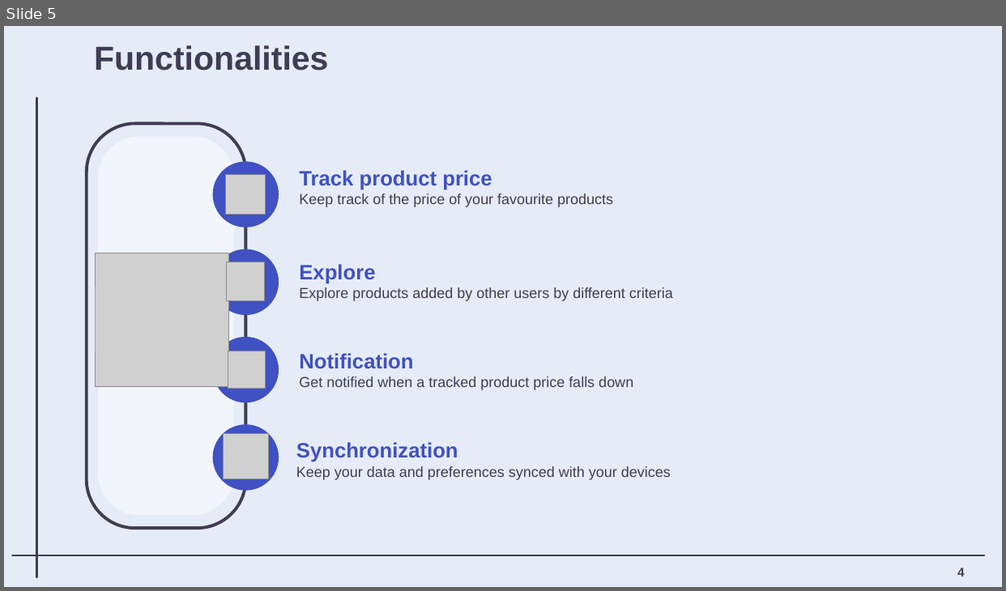
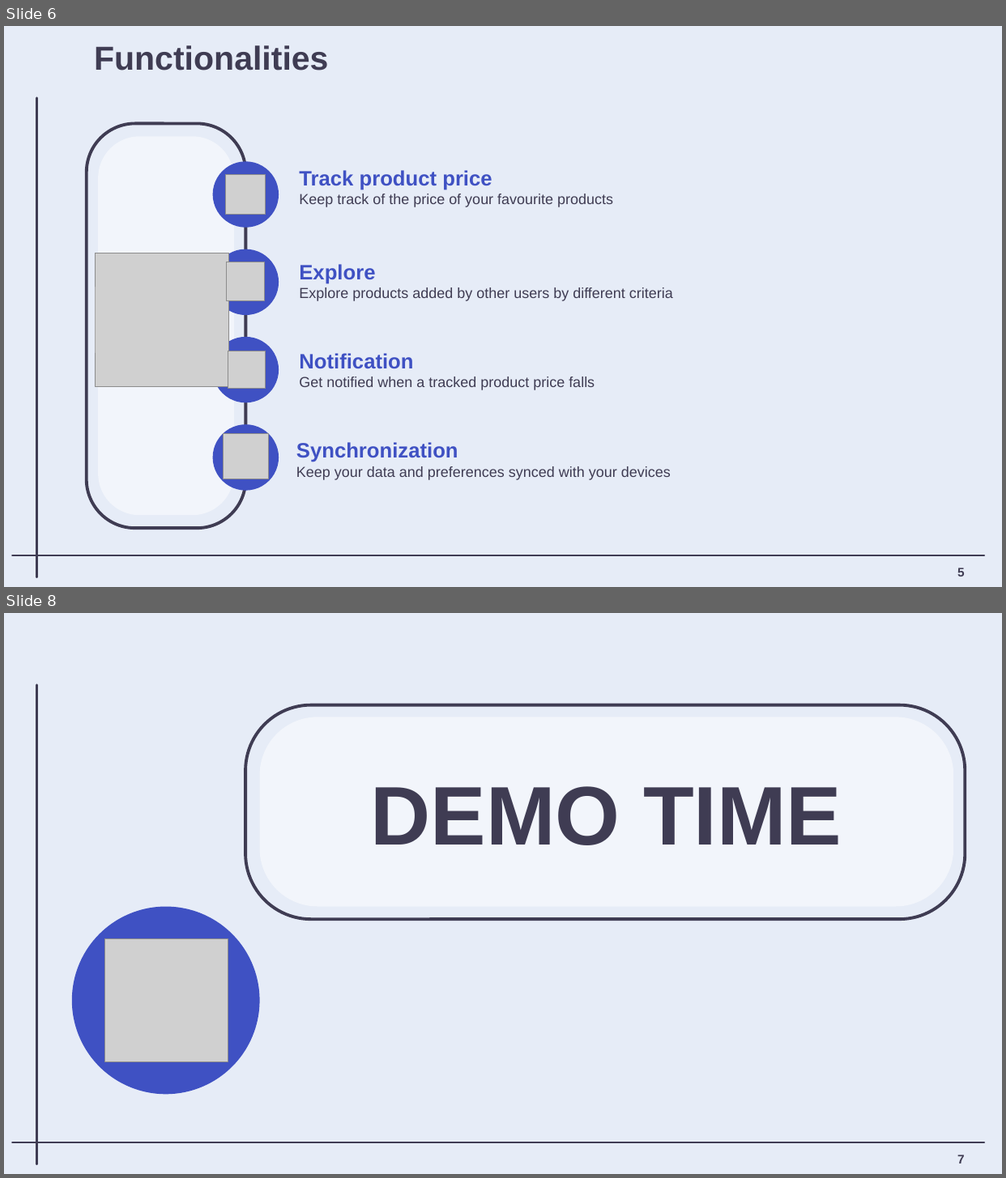
Before and after one commit to matteovisotto/DIMA-SirianiVisotto, a slide deck: Presentation/DIMA_myAPTracker_Presentation.pptx. Shown one above the other, each under a label of ours: slide 5 before the commit, slides 6 and 8 after it; the slides between them are not shown. The pictures are 1006x591 and 1006x1178 pixels, drawn with LibreOffice and Linux fonts; fonts in the diff are those of the drawing; grey boxes stand for pictures; background and template pictures are left out. Boxes give left, top, right and bottom in pixels: in the first picture for what was removed or moved away, otherwise in the second. Text is boxed around its words. In the diff, an @@ line names an element or a change of style, - is before the commit and + after.

```diff
--- a/Presentation/DIMA_myAPTracker_Presentation.pptx
+++ b/Presentation/DIMA_myAPTracker_Presentation.pptx
@@ slide 8 added at [4, 613, 1002, 1174], background #E6ECF7; not listed: 2 template elements that a slide beside it also shows @@
@@ rounded rectangle added at [246, 705, 965, 919], outline #3F3C53 3 pt @@
@@ rounded rectangle added at [260, 717, 954, 906], fill #FFFFFF at 50% opacity, 80 pt, text #3F3C53, bold @@
+DEMO TIME
@@ ellipse added at [72, 906, 260, 1094], fill #3F51C3 @@
@@ picture added at [104, 939, 227, 1062] @@
@@ page number added at [957, 1155, 965, 1164], 12 pt, text #3F3C53, bold @@
+7
@@ what was slide 5 is now slide 6 @@
@@ slide 6 changed as well @@
@@ text at [299, 377, 594, 390]: text changed @@
-Get notified when a tracked product price falls down
+Get notified when a tracked product price falls
@@ page number at [957, 568, 965, 577]: text changed @@
-4
+5
```
Also in this commit, not shown: 2 other slides changed, 2 other slides added, 1 slide removed, 1 other file.
